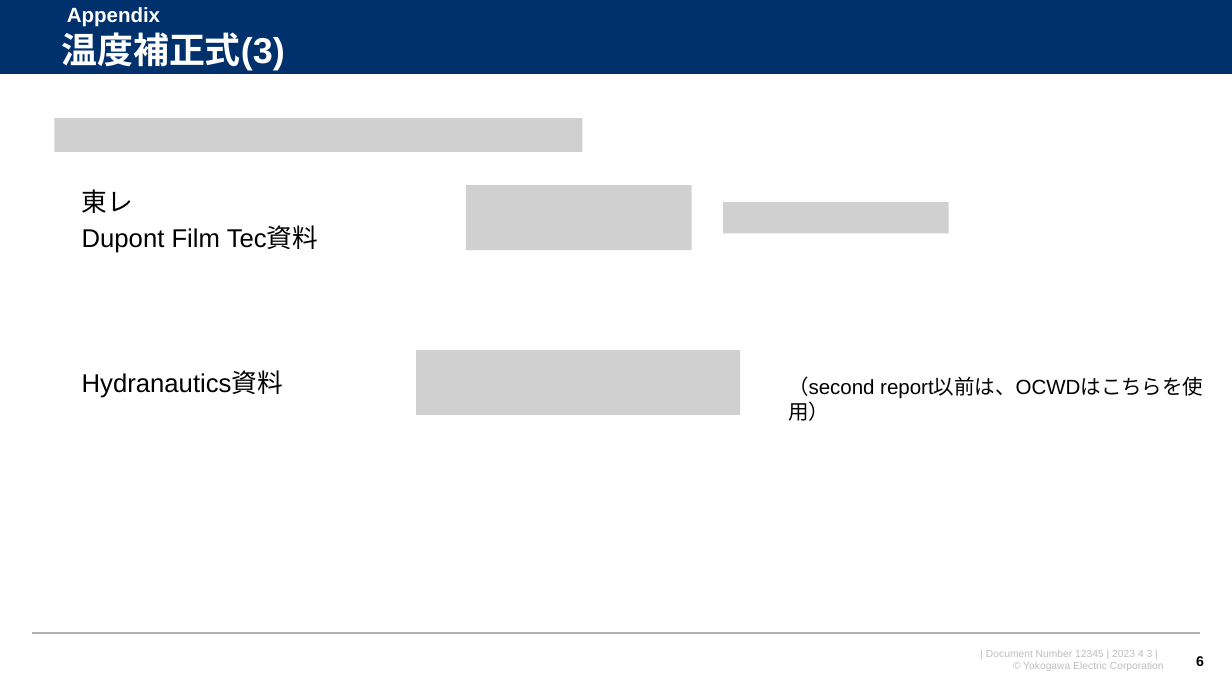
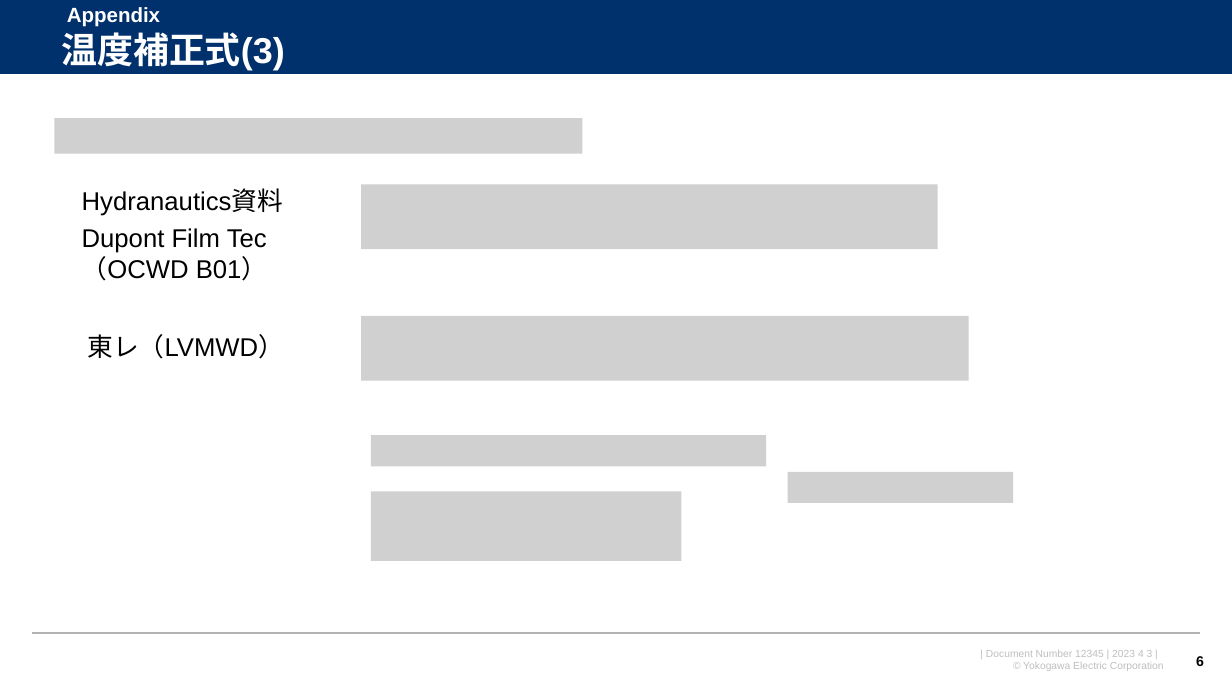
Before and after one commit to watarukumagai-git/opt, a slide deck: slide 6 of Reuse_Water/230403_米国再生水NAWI 解析進め方_rev.0.pptx. Drawn at 1232x693 pixels with LibreOffice and Linux fonts; fonts in the diff are those of the drawing; grey boxes stand for pictures; background and template pictures are left out. Boxes give left, top, right and bottom in pixels: in the first picture for what was removed or moved away, otherwise in the second. Text is boxed around its words. In the diff, an @@ line names an element or a change of style, - is before the commit and + after.

```diff
--- a/Reuse_Water/230403_米国再生水NAWI 解析進め方_rev.0.pptx
+++ b/Reuse_Water/230403_米国再生水NAWI 解析進め方_rev.0.pptx
@@ text "Hydranautics資料": place and size @@
-text "Hydranautics資料" at [82,371,283,398]
+text "Hydranautics資料" at [82,189,283,216]
@@ picture: place and size @@
-picture at [466,186,691,250]
+picture at [361,185,938,250]
@@ picture removed at [724,202,949,234] @@
@@ text at [82,228,268,281]: text changed @@
-Dupont Film Tec資料
+Dupont Film Tec （OCWD B01）
@@ picture added at [361,316,969,381] @@
@@ text at [87,334,284,359]: text changed @@
-東レ
+東レ（LVMWD）
@@ picture removed at [416,350,740,415] @@
@@ text removed at [788,376,1203,399] @@
-（second report以前は、OCWDはこちらを使用）
@@ picture added at [371,435,766,467] @@
@@ picture added at [787,472,1013,504] @@
@@ picture added at [371,492,681,561] @@
```
Also in this commit, not shown: 1 other slide changed, 2 slides added, 1 slide removed.
